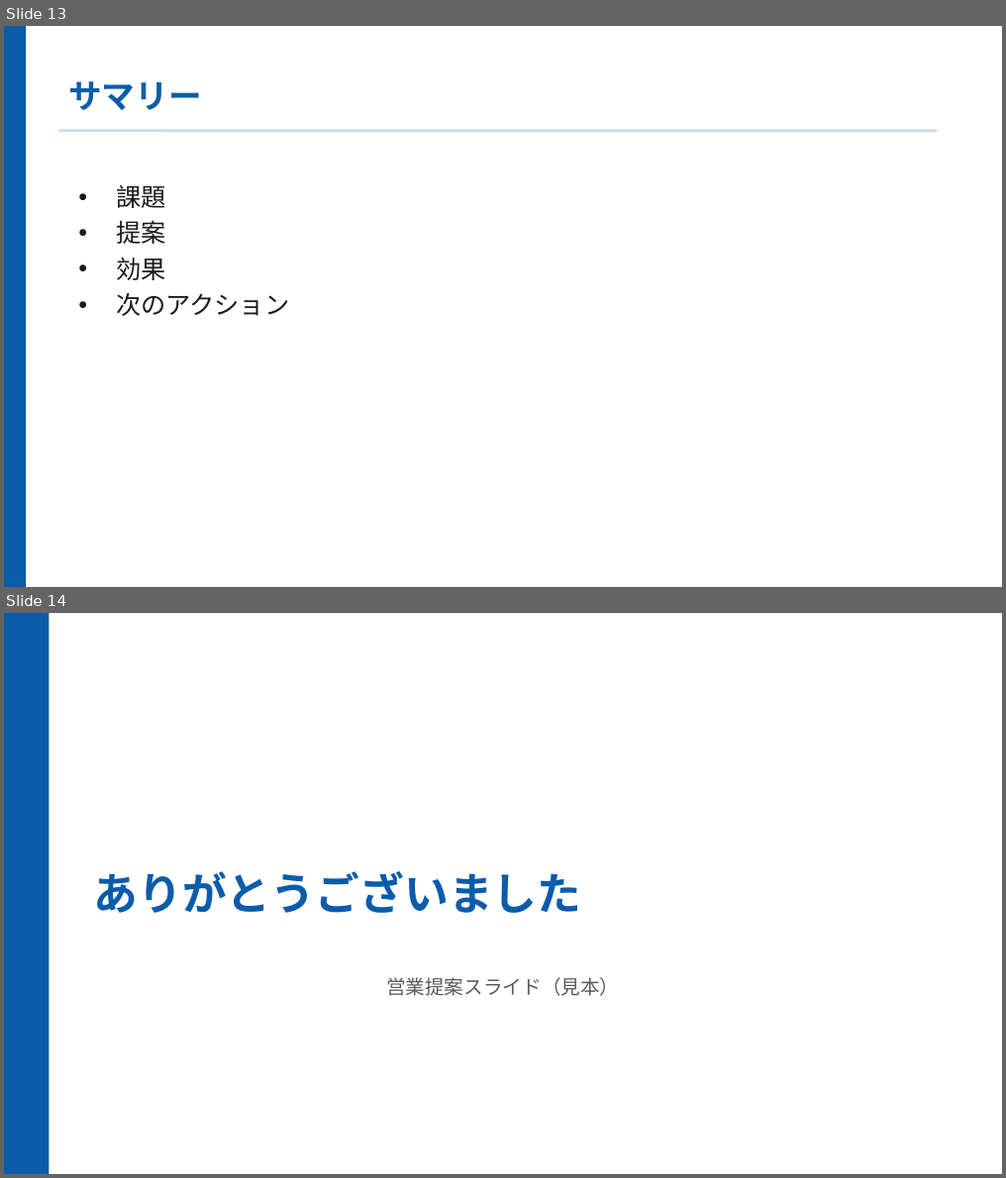
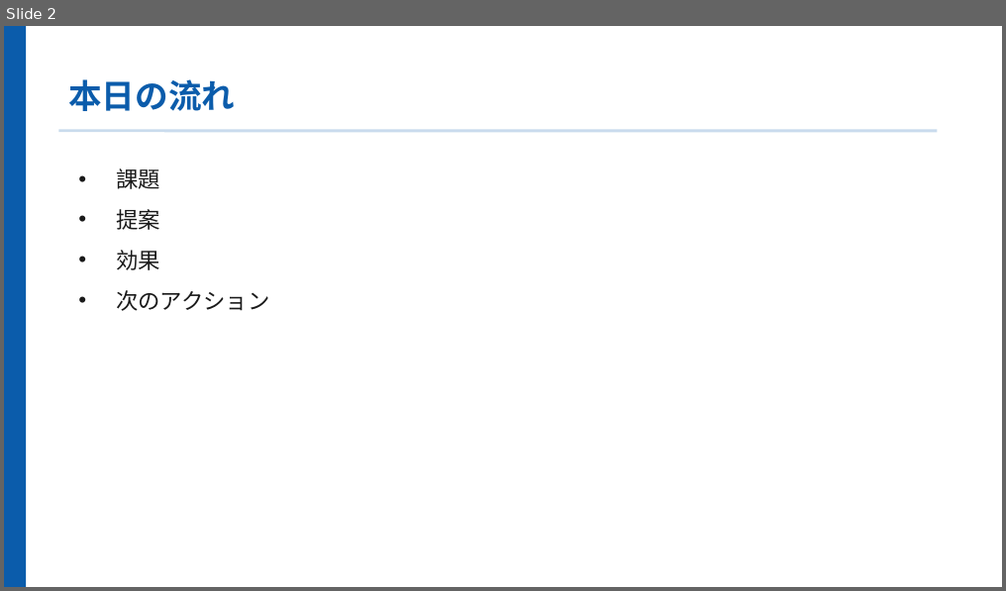
Before and after one commit to shenmixingye08-design/atlas-app, a slide deck: public/samples/sales-deck.pptx. Shown one above the other, each under a label of ours: slides 13 and 14 before the commit, slide 2 after it. The pictures are 1006x1178 and 1006x591 pixels, drawn with LibreOffice and Linux fonts; fonts in the diff are those of the drawing. Boxes give left, top, right and bottom in pixels: in the first picture for what was removed or moved away, otherwise in the second. Text is boxed around its words. In the diff, an @@ line names an element or a change of style, - is before the commit and + after.

```diff
--- a/public/samples/sales-deck.pptx
+++ b/public/samples/sales-deck.pptx
@@ slide 14 removed at <box>4,613,1002,1174</box>, background #FFFFFF @@
@@ rectangle removed at <box>4,613,49,1173</box> @@
@@ text removed at <box>94,871,582,913</box> @@
-ありがとうございました
@@ text removed at <box>386,977,620,996</box> @@
-営業提案スライド（見本）
@@ what was slide 13 is now slide 2 @@
@@ slide 2 changed as well @@
@@ text at <box>68,79,235,111</box>: text changed; font Calibri to Noto Sans CJK JP @@
-サマリー
+本日の流れ
@@ text "課題": place and size @@
-text "課題" at <box>116,185,289,316</box>
+text "課題" at <box>116,169,269,311</box>
@@ text "課題" at <box>116,169,269,311</box>: size 18 to 16 pt, font Calibri to Noto Sans CJK JP; line spacing 26pt to 1; more space between paragraphs @@
```
Also in this commit, not shown: 10 other slides changed, 1 slide added, 2 other slides removed, 12 other files.
